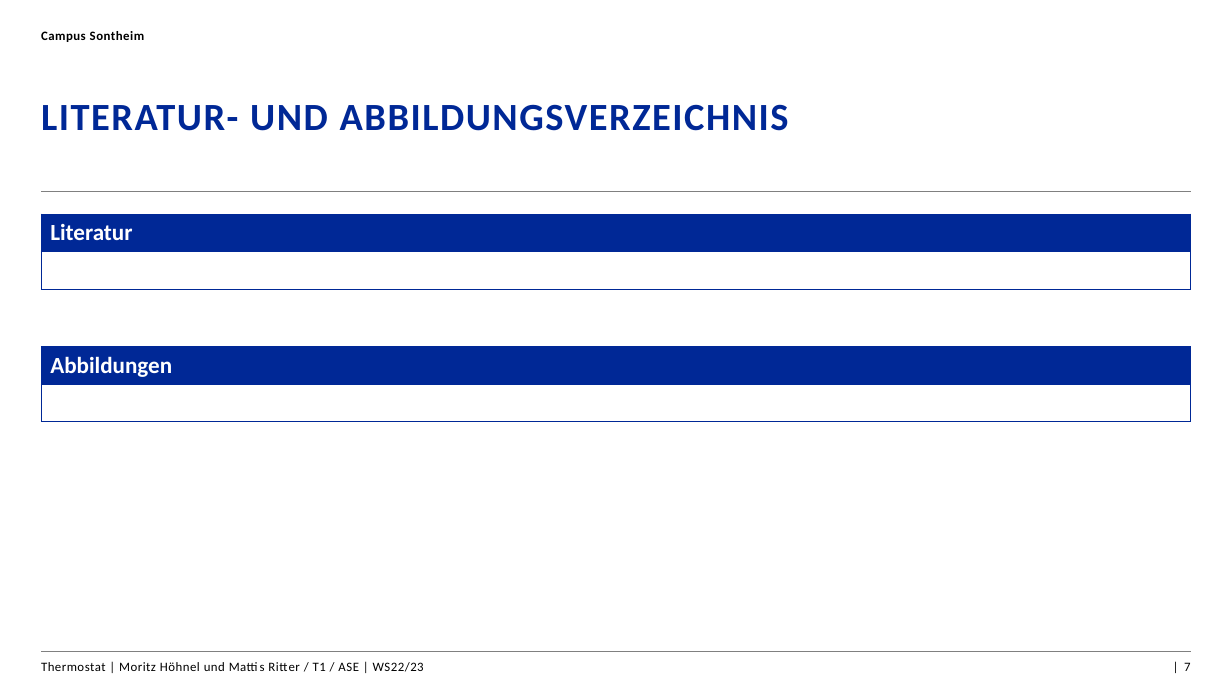
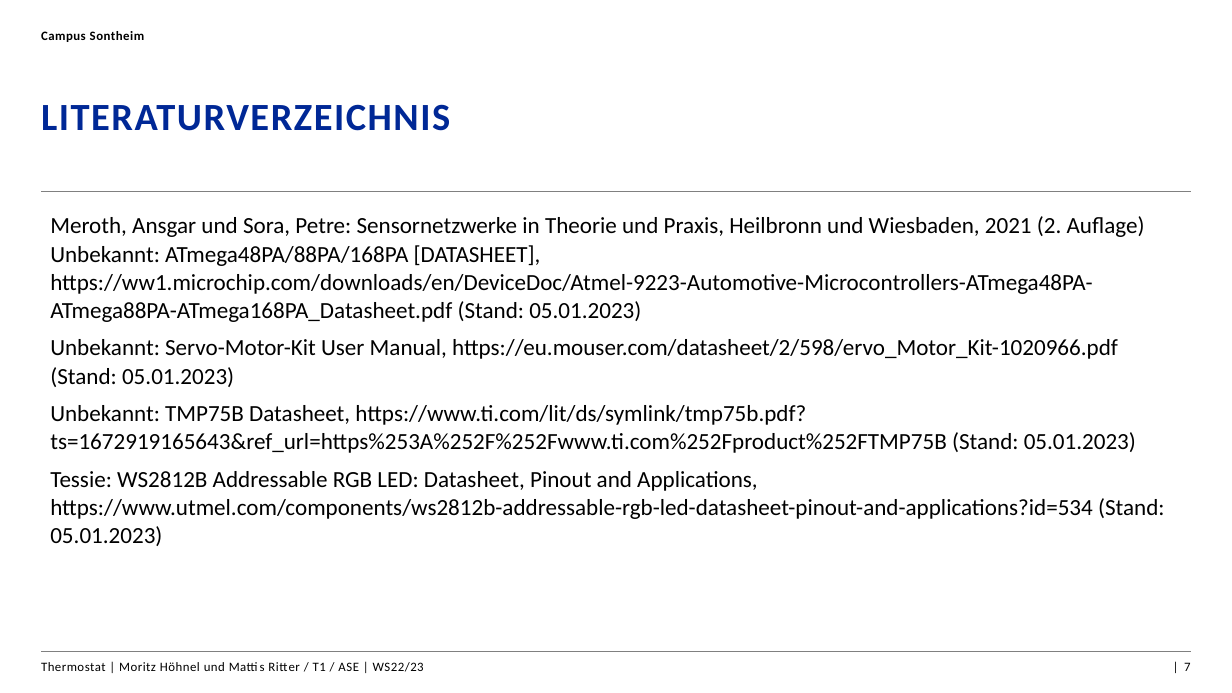
Before and after one commit to mattisritter/VerteilteSysteme, a slide deck: slide 7 of Dokumentation/thermostat_presentation.pptx. Drawn at 1232x693 pixels with LibreOffice and Linux fonts; fonts in the diff are those of the drawing; background and template pictures are left out. Boxes give left, top, right and bottom in pixels: in the first picture for what was removed or moved away, otherwise in the second. Text is boxed around its words. In the diff, an @@ line names an element or a change of style, - is before the commit and + after.

```diff
--- a/Dokumentation/thermostat_presentation.pptx
+++ b/Dokumentation/thermostat_presentation.pptx
@@ title at (41, 104, 450, 131): text changed @@
-LITERATUR- UND ABBILDUNGSVERZEICHNIS
+LITERATURVERZEICHNIS
@@ table at (41, 207, 1190, 550) @@
-row 1: Literatur
-row 2: 
+row 1: Meroth, Ansgar und Sora, Petre: Sensornetzwerke in Theorie und Praxis, Heilbronn und Wiesbaden, 2021 (2. Auflage) / Unbekannt: ATmega48PA/88PA/168PA [DATASHEET], https://ww1.microchip.com/downloads/en/DeviceDoc/Atmel-9223-Automotive-Microcontrollers-ATmega48PA-ATmega88PA-ATmega168PA_Datasheet.pdf (Stand: 05.01.2023)
+row 2: Unbekannt: Servo-Motor-Kit User Manual, https://eu.mouser.com/datasheet/2/598/ervo_Motor_Kit-1020966.pdf (Stand: 05.01.2023)
+row 3: Unbekannt: TMP75B Datasheet, https://www.ti.com/lit/ds/symlink/tmp75b.pdf?ts=1672919165643&ref_url=https%253A%252F%252Fwww.ti.com%252Fproduct%252FTMP75B (Stand: 05.01.2023)
+row 4: Tessie: WS2812B Addressable RGB LED: Datasheet, Pinout and Applications, https://www.utmel.com/components/ws2812b-addressable-rgb-led-datasheet-pinout-and-applications?id=534 (Stand: 05.01.2023)
@@ table: place and size @@
-table at (41, 213, 1190, 288)
+table at (41, 207, 1190, 550)
@@ table removed at (41, 347, 1190, 421), 2 rows, 2 columns @@
-Abbildungen | 
- | 
```
Also in this commit, not shown: 3 other slides changed.
